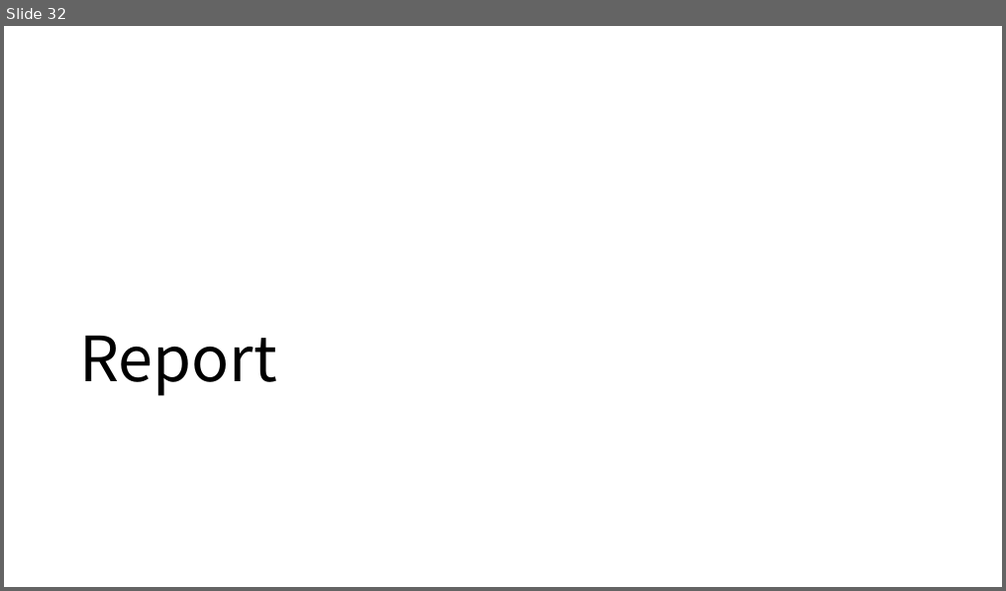
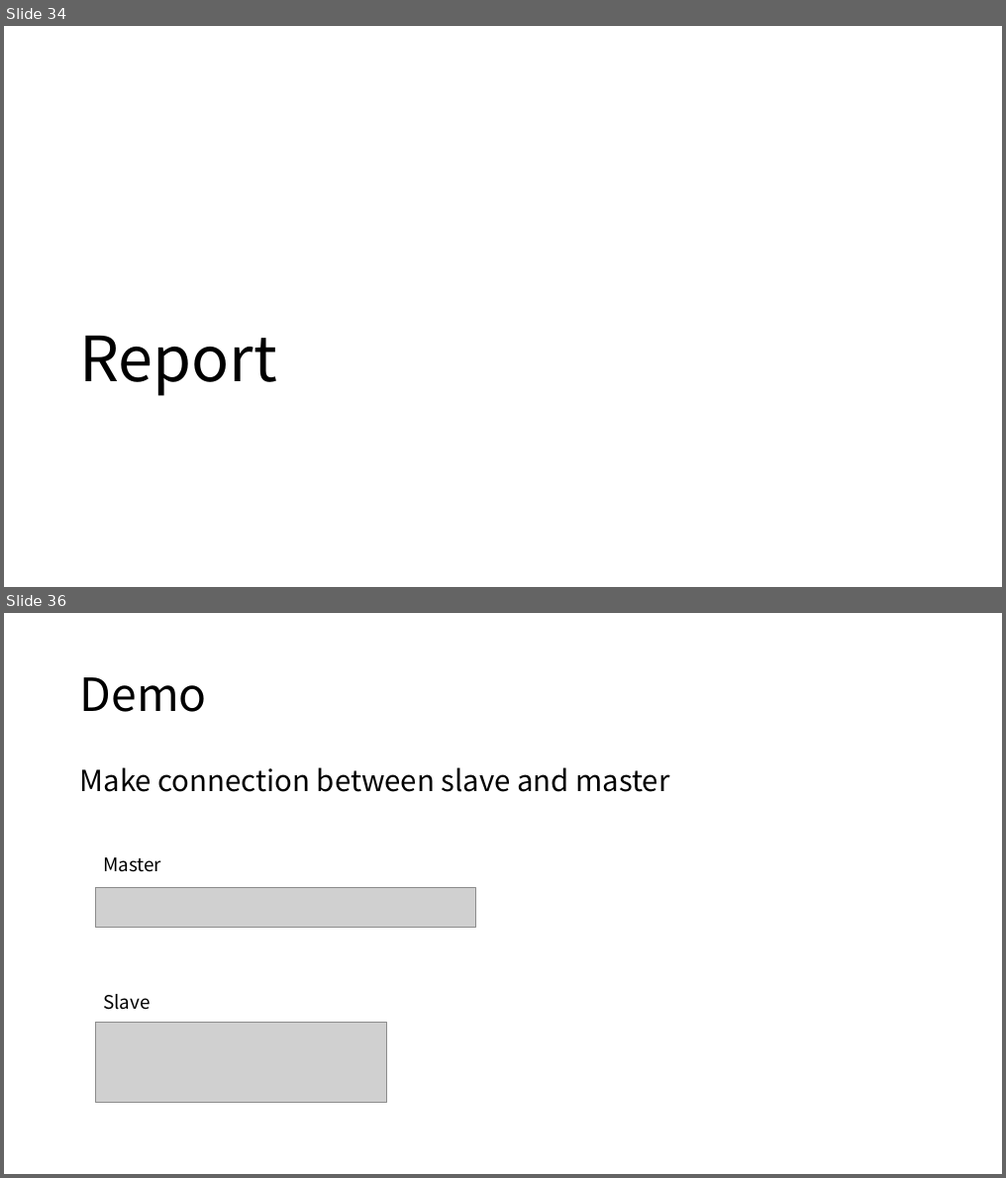
Before and after one commit to GNUp/cs434-doc, a slide deck: project2.pptx. Shown one above the other, each under a label of ours: slide 32 before the commit, slides 34 and 36 after it; the slides between them are not shown. The pictures are 1006x591 and 1006x1178 pixels, drawn with LibreOffice and Linux fonts; fonts in the diff are those of the drawing; grey boxes stand for pictures. Boxes give left, top, right and bottom in pixels: in the first picture for what was removed or moved away, otherwise in the second. Text is boxed around its words. In the diff, an @@ line names an element or a change of style, - is before the commit and + after.

```diff
--- a/project2.pptx
+++ b/project2.pptx
@@ slide 36 added at [4,613,1002,1174], background #FFFFFF @@
@@ title added at [80,677,207,712], 44 pt, text #000000 @@
+Demo
@@ text added at [80,767,669,792], 28 pt, text #000000 @@
+Make connection between slave and master
@@ text added at [103,858,161,872], 18 pt, text #000000 @@
+Master
@@ picture added at [96,888,475,928] @@
@@ text added at [103,994,150,1010], 18 pt, text #000000 @@
+Slave
@@ picture added at [96,1023,387,1103] @@
@@ what was slide 32 is now slide 34 @@
```
Also in this commit, not shown: 6 slides changed, 2 other slides added.
